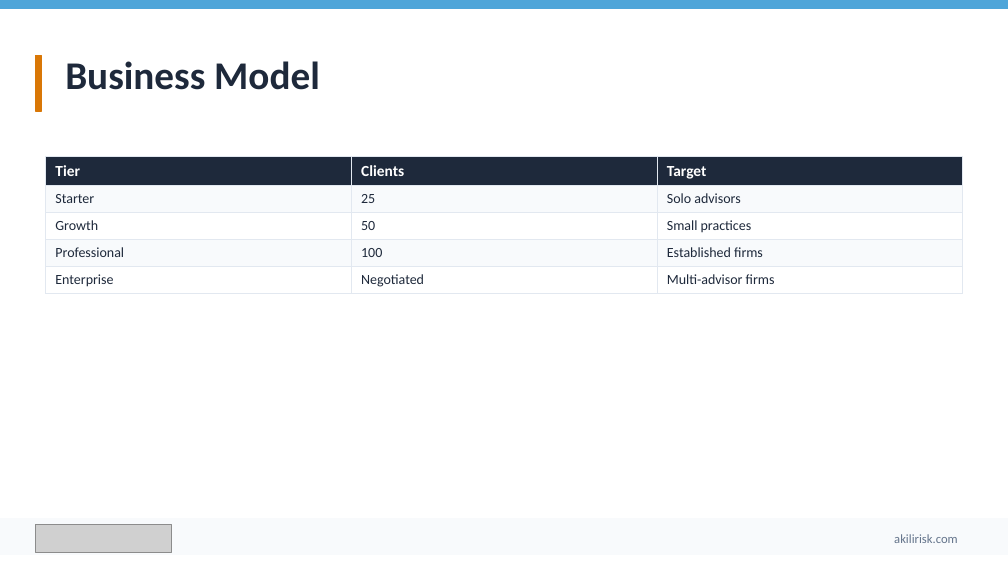
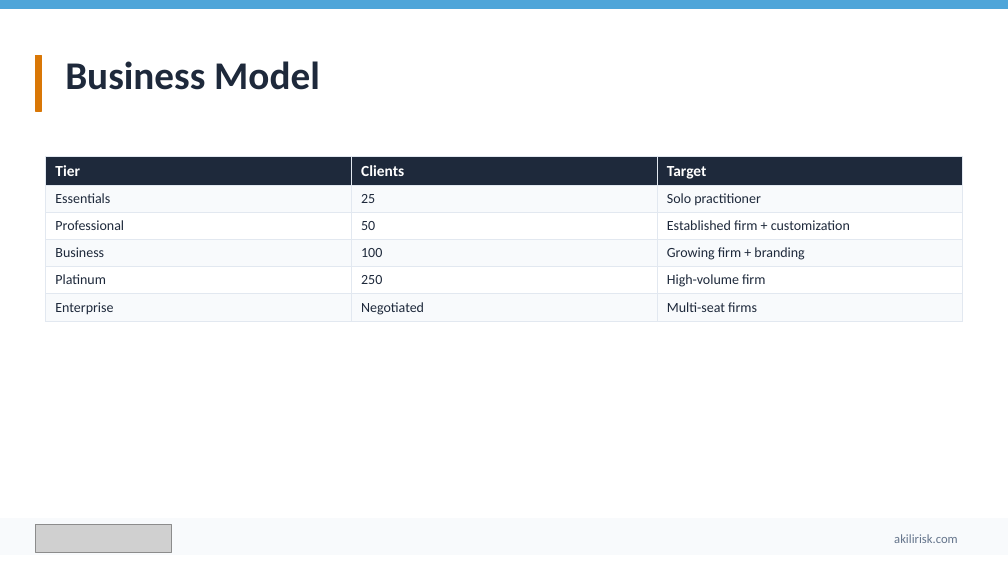
Before and after one commit to ebillyweb/AKILIRisk, a slide deck: slide 13 of docs/pitch-decks/Akili-Product-Deck.pptx (slide 12 before the commit). Drawn at 1008x567 pixels with LibreOffice and Linux fonts; fonts in the diff are those of the drawing; grey boxes stand for pictures. Boxes give left, top, right and bottom in pixels: in the first picture for what was removed or moved away, otherwise in the second. Text is boxed around its words. In the diff, an @@ line names an element or a change of style, - is before the commit and + after.

Commit message:
refactor: update pitch deck content and positioning for professional firms
- Revised the pitch deck to emphasize AKILI as a governance intelligence platform for affluent families and the professional firms that serve them, rather than solely for wealth advisors.
- Updated key messaging across multiple slides to reflect a unified approach to family governance, highlighting the collaborative role of various professionals (CPAs, estate attorneys, etc.) in managing family risk.
- Enhanced descriptions of the product's features and benefits to align with the new positioning, ensuring clarity on the platform's value proposition for both families and professional firms.
- Adjusted the business model and market segmentation to better represent the diverse professional audience and their specific needs.
- Made corresponding updates to related documentation and outreach templates to maintain consistency in messaging.

```diff
--- a/docs/pitch-decks/Akili-Product-Deck.pptx
+++ b/docs/pitch-decks/Akili-Product-Deck.pptx
@@ table at (x1=45, y1=156, x2=962, y2=319) @@
-row 2: Starter | 25 | Solo advisors
-row 3: Growth | 50 | Small practices
-row 4: Professional | 100 | Established firms
-row 5: Enterprise | Negotiated | Multi-advisor firms
+row 2: Essentials | 25 | Solo practitioner
+row 3: Professional | 50 | Established firm + customization
+row 4: Business | 100 | Growing firm + branding
+row 5: Platinum | 250 | High-volume firm
+row 6: Enterprise | Negotiated | Multi-seat firms
```
Also in this commit, not shown: 13 other slides changed, 1 slide added, 19 other files.
